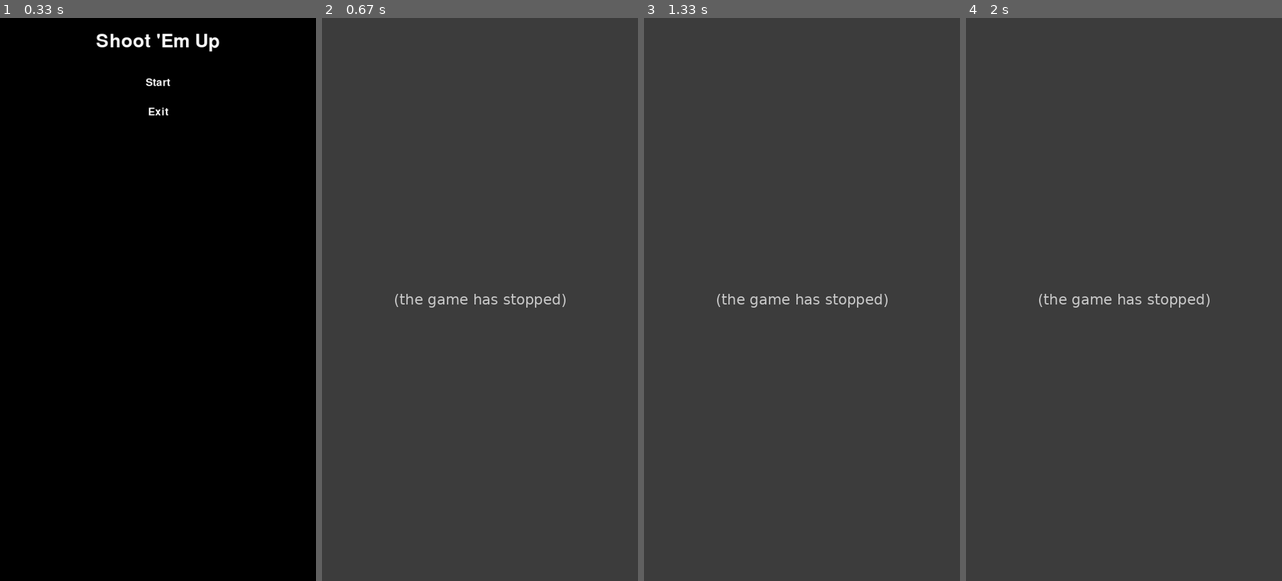
Above: before the commit, frames 1-4 (left to right).
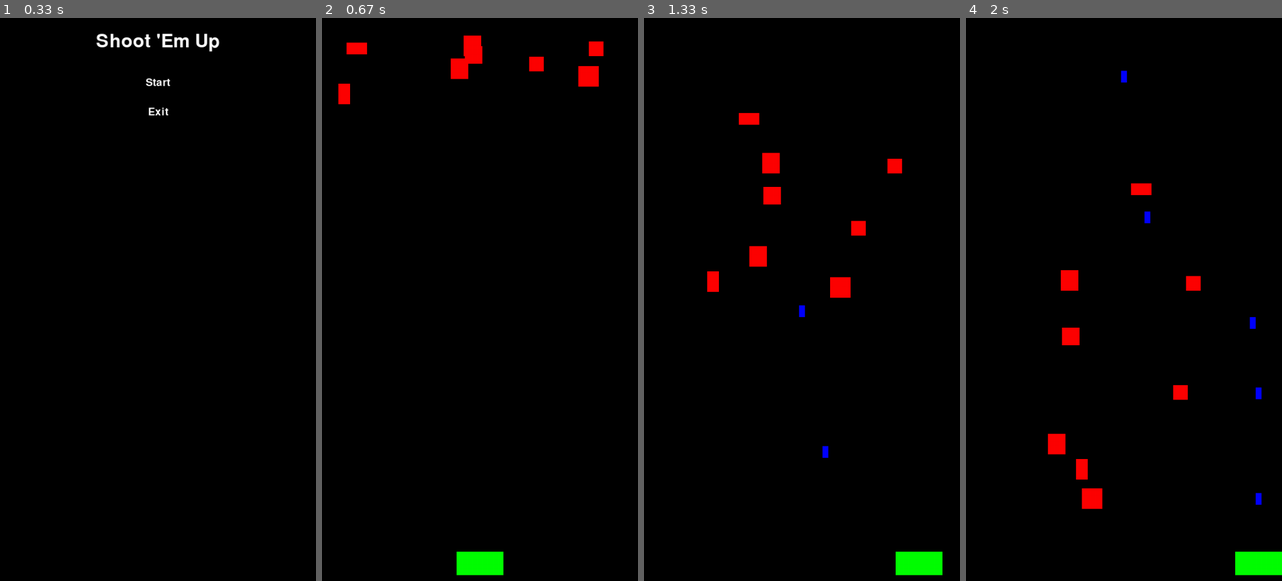
Above: after the commit, the same moments.

Repository: hakmad/games
Game: pygame game, started from shoot-em-up/main.py
The game is run twice, just before and just after one commit, with the same random seed, the same clock (stepped at 60 frames per second) and the same inputs.
Inputs:
- Up to frame 1 (0.33 s): no input
- Up to frame 2 (0.67 s): click "Start" at 0.38 s
- Up to frame 3 (1.33 s): tap Space at 0.67, 1.07 s; hold Right from 1 s (still down)
- Up to frame 4 (2 s): tap Space at 1.37, 1.57, 1.87 s; release Right at 1.47 s; hold Right 1.5-1.97 s

Frame 1 is identical in both runs. In frame 2, 100% of the frame differs, in the area x 0-100%, y 0-100%; in frame 3, 100%; in frame 4, 100%.
Before the commit the program exited at 0.43 s; later frames show no game.

Commit message:
Added Game state to main.py for Shoot 'Em Up game

Diff:
--- a/shoot-em-up/main.py
+++ b/shoot-em-up/main.py
@@ -112,6 +112,62 @@
         # Draw the navigation buttons to the screen.
         self.start_game.draw(screen)
         self.exit_game.draw(screen)
+
+        # Update the display.
+        pygame.display.flip()
+
+
+class Game(States):
+    """Game state."""
+    def __init__(self):
+        """Initialise the game state."""
+        States.__init__(self)
+
+    def setup(self):
+        """Setup the main menu state."""
+        self.running = True
+
+        # Create the main sprite groups.
+        self.sprites = pygame.sprite.Group()
+        self.hostiles = pygame.sprite.Group()
+        self.bullets = pygame.sprite.Group()
+
+        # Create the player and hostiles.
+        self.player = Player()
+        self.sprites.add(self.player)
+
+        for i in range(8):
+            hostile = Hostile()
+            self.sprites.add(hostile)
+            self.hostiles.add(hostile)
+
+    def handle_events(self, event):
+        """Handle input and events for the game state.
+
+        Arguments:
+        event (pygame.event.Event) - input/event to handle.
+        """
+        # Check if spacebar has been pressed.
+        if event.type == pygame.KEYDOWN and event.key == pygame.K_SPACE:
+            bullet = self.player.shoot()
+            self.sprites.add(bullet)
+            self.bullets.add(bullet)
+
+    def update(self):
+        """Update the game state."""
+        self.sprites.update()
+
+    def draw(self, screen):
+        """Draw the game state to the screen.
+
+        Arguments:
+        screen (pygame.Surface) - screen to draw to.
+        """
+        # Fill the screen with black.
+        screen.fill(black)
+
+        # Draw the sprites to the screen.
+        self.sprites.draw(screen)
 
         # Update the display.
         pygame.display.flip()
@@ -206,6 +262,7 @@
     # Create state dictionary.
     state_dict = {
             "main menu": MainMenu(),
+            "game": Game(),
             }
 
     # Setup and start control object.
